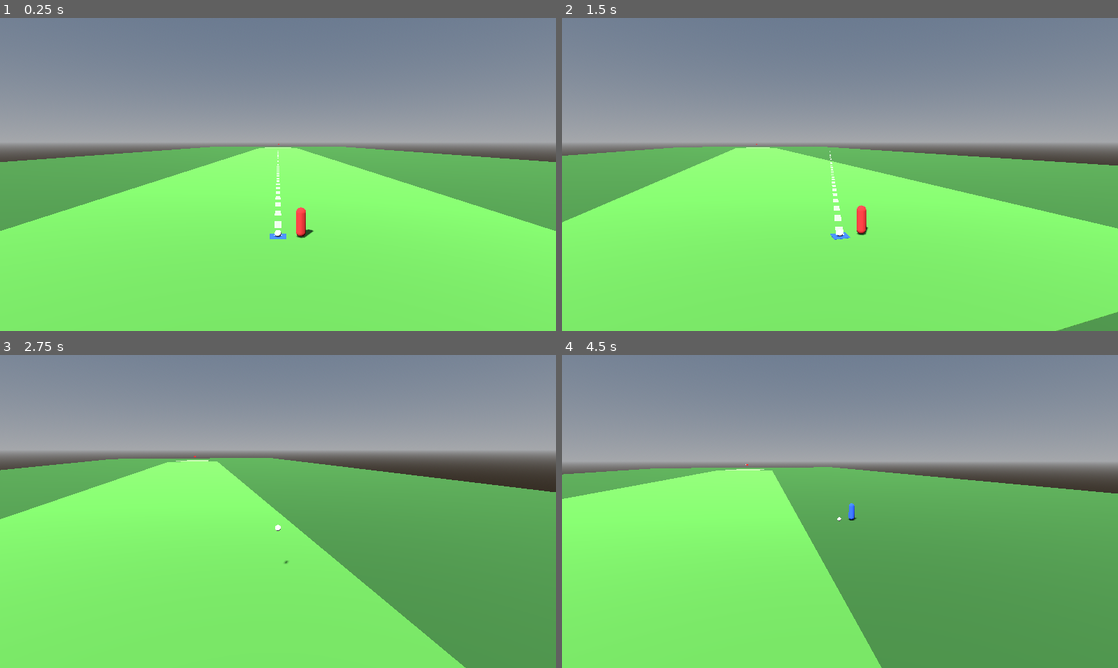
Above: before the commit, frames 1-4 (two rows, left to right).
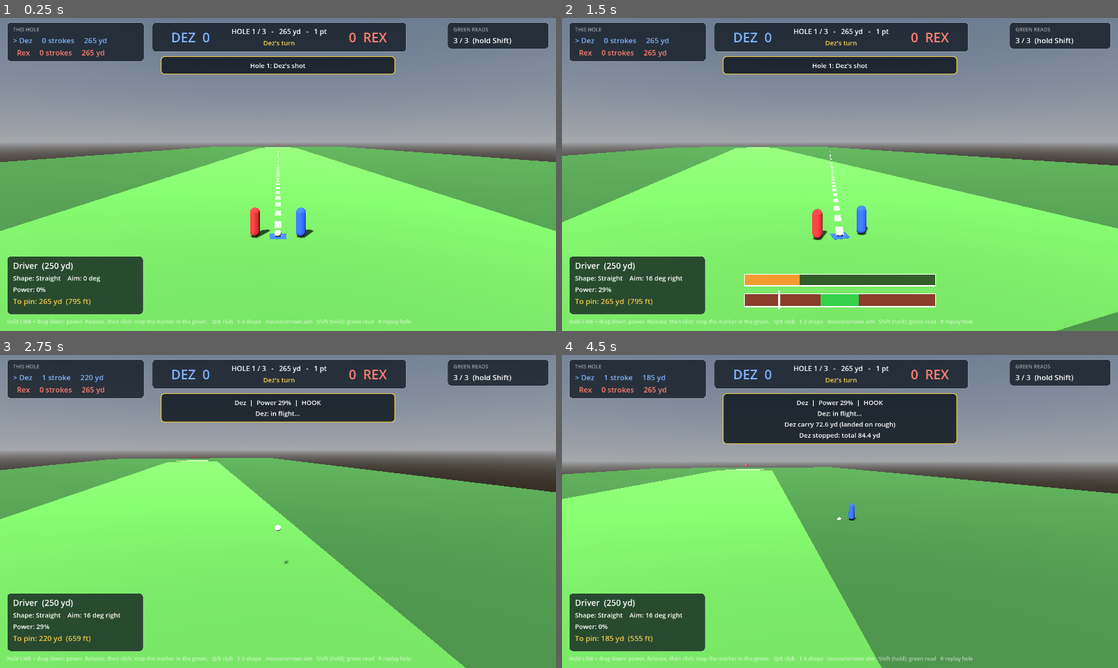
Above: after the commit, the same moments.

Repository: tredaman5/Back-Nine
Game: Godot game, scene res://scenes/test/test_course.tscn
The game is run twice, just before and just after one commit, with the same random seed, the same clock (stepped at 60 frames per second) and the same inputs.
Inputs (mouse positions are in pixels of both pictures, inside the frame that each line leads up to):
- Up to frame 1 (0.25 s): no input
- Up to frame 2 (1.5 s): tap Enter at 0.5 s; move the mouse to (962, 158) at 0.52 s; press the mouse at (962, 158) at 0.53 s; move the mouse to (728, 190) at 1.27 s; release the mouse at (728, 190) at 1.28 s; tap Left (aim_left) at 1.35 s
- Up to frame 3 (2.75 s): click (166, 527) at 1.55 s; move the mouse to (333, 442) at 2.02 s; press the mouse at (333, 442) at 2.03 s; tap Right (aim_right) at 2.1 s
- Up to frame 4 (4.5 s): move the mouse to (812, 574) at 2.77 s; release the mouse at (812, 574) at 2.78 s; tap C (caddie_call) at 2.85 s; click (812, 574) at 3.05 s; move the mouse to (1006, 558) at 3.52 s; hold E (club_next) 3.53-4.28 s; click (1006, 558) at 3.8 s; move the mouse to (673, 464) at 4.27 s; tap Q (club_prev) at 4.35 s

The runs differ from the first frame. In frame 1, 16% of the frame differs, in the area x 1-99%, y 1-98%; in frame 2, 19%; in frame 3, 17%; in frame 4, 20%.
Error before the commit: Parse Error: Too few arguments for "bind()" call. Expected at least 5 but received 4. (res://scripts/debug/match_debug.gd:42)

Commit message:
Redesign HUD as panels with scoreboard, strokes, reads and message box; golfers stand on opposite sides

Diff:
--- a/scenes/opponent/opponent.tscn
+++ b/scenes/opponent/opponent.tscn
@@ -13,6 +13,7 @@
 [node name="Opponent" type="Node3D" groups=["boss", "golfer"]]
 script = ExtResource("1_opp")
 display_name = "Rex"
+stand_side = -1.0
 
 [node name="Body" type="MeshInstance3D" parent="."]
 transform = Transform3D(1, 0, 0, 0, 1, 0, 0, 0, 1, 0, 0.9, 0)
--- a/scenes/ui/hud.tscn
+++ b/scenes/ui/hud.tscn
@@ -1,72 +1,237 @@
-[gd_scene load_steps=3 format=3]
+[gd_scene load_steps=5 format=3]
 
 [ext_resource type="Script" path="res://scripts/ui/hud_controller.gd" id="1_hud"]
 [ext_resource type="Script" path="res://scripts/ui/swing_meter.gd" id="2_meter"]
 
+[sub_resource type="StyleBoxFlat" id="Panel_style"]
+bg_color = Color(0.04, 0.07, 0.1, 0.74)
+border_width_left = 1
+border_width_top = 1
+border_width_right = 1
+border_width_bottom = 1
+border_color = Color(1, 1, 1, 0.14)
+corner_radius_top_left = 8
+corner_radius_top_right = 8
+corner_radius_bottom_right = 8
+corner_radius_bottom_left = 8
+content_margin_left = 14.0
+content_margin_top = 8.0
+content_margin_right = 14.0
+content_margin_bottom = 8.0
+
+[sub_resource type="StyleBoxFlat" id="Toast_style"]
+bg_color = Color(0.04, 0.07, 0.1, 0.82)
+border_width_left = 2
+border_width_top = 2
+border_width_right = 2
+border_width_bottom = 2
+border_color = Color(0.95, 0.8, 0.3, 0.9)
+corner_radius_top_left = 8
+corner_radius_top_right = 8
+corner_radius_bottom_right = 8
+corner_radius_bottom_left = 8
+content_margin_left = 16.0
+content_margin_top = 10.0
+content_margin_right = 16.0
+content_margin_bottom = 10.0
+
 [node name="HUD" type="CanvasLayer" groups=["ui"]]
 script = ExtResource("1_hud")
 
-[node name="Info" type="VBoxContainer" parent="."]
+[node name="ScoreBoard" type="PanelContainer" parent="."]
+anchor_left = 0.5
+anchor_right = 0.5
+offset_left = -290.0
+offset_top = 10.0
+offset_right = 290.0
+offset_bottom = 78.0
+mouse_filter = 2
+theme_override_styles/panel = SubResource("Panel_style")
+
+[node name="Row" type="HBoxContainer" parent="ScoreBoard"]
+layout_mode = 2
+mouse_filter = 2
+
+[node name="ScoreLeft" type="Label" parent="ScoreBoard/Row"]
+unique_name_in_owner = true
+custom_minimum_size = Vector2(150, 0)
+layout_mode = 2
+mouse_filter = 2
+theme_override_font_sizes/font_size = 30
+text = "DEZ 0"
+horizontal_alignment = 1
+vertical_alignment = 1
+
+[node name="Center" type="VBoxContainer" parent="ScoreBoard/Row"]
+custom_minimum_size = Vector2(250, 0)
+layout_mode = 2
+size_flags_horizontal = 3
+mouse_filter = 2
+alignment = 1
+
+[node name="HoleLabel" type="Label" parent="ScoreBoard/Row/Center"]
+unique_name_in_owner = true
+layout_mode = 2
+mouse_filter = 2
+theme_override_font_sizes/font_size = 16
+text = "HOLE 1 / 3"
+horizontal_alignment = 1
+
+[node name="TurnLabel" type="Label" parent="ScoreBoard/Row/Center"]
+unique_name_in_owner = true
+layout_mode = 2
+mouse_filter = 2
+theme_override_colors/font_color = Color(0.95, 0.8, 0.3, 1)
+theme_override_font_sizes/font_size = 15
+horizontal_alignment = 1
+
+[node name="ScoreRight" type="Label" parent="ScoreBoard/Row"]
+unique_name_in_owner = true
+custom_minimum_size = Vector2(150, 0)
+layout_mode = 2
+mouse_filter = 2
+theme_override_font_sizes/font_size = 30
+text = "REX 0"
+horizontal_alignment = 1
+vertical_alignment = 1
+
+[node name="ToastPanel" type="PanelContainer" parent="."]
+unique_name_in_owner = true
+visible = false
+anchor_left = 0.5
+anchor_right = 0.5
+offset_left = -270.0
+offset_top = 88.0
+offset_right = 270.0
+offset_bottom = 120.0
+mouse_filter = 2
+theme_override_styles/panel = SubResource("Toast_style")
+
+[node name="ResultLabel" type="Label" parent="ToastPanel"]
+unique_name_in_owner = true
+layout_mode = 2
+mouse_filter = 2
+theme_override_font_sizes/font_size = 15
+horizontal_alignment = 1
+autowrap_mode = 3
+
+[node name="HolePanel" type="PanelContainer" parent="."]
 offset_left = 16.0
-offset_top = 12.0
-offset_right = 520.0
-offset_bottom = 170.0
-mouse_filter = 2
-
-[node name="ScoreLabel" type="Label" parent="Info"]
-unique_name_in_owner = true
-layout_mode = 2
-mouse_filter = 2
-text = "Score"
-
-[node name="ReadsLabel" type="Label" parent="Info"]
-unique_name_in_owner = true
-layout_mode = 2
-mouse_filter = 2
-text = "Green reads"
-
-[node name="MatchLabel" type="Label" parent="Info"]
-unique_name_in_owner = true
-layout_mode = 2
-mouse_filter = 2
-text = "Match"
-
-[node name="ClubLabel" type="Label" parent="Info"]
-unique_name_in_owner = true
-layout_mode = 2
-mouse_filter = 2
+offset_top = 10.0
+offset_right = 332.0
+offset_bottom = 100.0
+mouse_filter = 2
+theme_override_styles/panel = SubResource("Panel_style")
+
+[node name="HoleBox" type="VBoxContainer" parent="HolePanel"]
+layout_mode = 2
+mouse_filter = 2
+
+[node name="HoleHeader" type="Label" parent="HolePanel/HoleBox"]
+layout_mode = 2
+mouse_filter = 2
+theme_override_colors/font_color = Color(1, 1, 1, 0.55)
+theme_override_font_sizes/font_size = 12
+text = "THIS HOLE"
+
+[node name="Row0" type="Label" parent="HolePanel/HoleBox"]
+unique_name_in_owner = true
+layout_mode = 2
+mouse_filter = 2
+theme_override_font_sizes/font_size = 17
+
+[node name="Row1" type="Label" parent="HolePanel/HoleBox"]
+unique_name_in_owner = true
+layout_mode = 2
+mouse_filter = 2
+theme_override_font_sizes/font_size = 17
+
+[node name="ReadsPanel" type="PanelContainer" parent="."]
+anchor_left = 1.0
+anchor_right = 1.0
+offset_left = -250.0
+offset_top = 10.0
+offset_right = -16.0
+offset_bottom = 70.0
+grow_horizontal = 0
+mouse_filter = 2
+theme_override_styles/panel = SubResource("Panel_style")
+
+[node name="ReadsBox" type="VBoxContainer" parent="ReadsPanel"]
+layout_mode = 2
+mouse_filter = 2
+
+[node name="ReadsHeader" type="Label" parent="ReadsPanel/ReadsBox"]
+layout_mode = 2
+mouse_filter = 2
+theme_override_colors/font_color = Color(1, 1, 1, 0.55)
+theme_override_font_sizes/font_size = 12
+text = "GREEN READS"
+
+[node name="ReadsLabel" type="Label" parent="ReadsPanel/ReadsBox"]
+unique_name_in_owner = true
+layout_mode = 2
+mouse_filter = 2
+theme_override_font_sizes/font_size = 17
+text = "3 / 3  (hold Shift)"
+
+[node name="ShotPanel" type="PanelContainer" parent="."]
+anchor_top = 1.0
+anchor_bottom = 1.0
+offset_left = 16.0
+offset_top = -172.0
+offset_right = 330.0
+offset_bottom = -38.0
+grow_vertical = 0
+mouse_filter = 2
+theme_override_styles/panel = SubResource("Panel_style")
+
+[node name="ShotBox" type="VBoxContainer" parent="ShotPanel"]
+layout_mode = 2
+mouse_filter = 2
+
+[node name="ClubLabel" type="Label" parent="ShotPanel/ShotBox"]
+unique_name_in_owner = true
+layout_mode = 2
+mouse_filter = 2
+theme_override_font_sizes/font_size = 19
 text = "Club"
 
-[node name="ShapeLabel" type="Label" parent="Info"]
-unique_name_in_owner = true
-layout_mode = 2
-mouse_filter = 2
+[node name="ShapeLabel" type="Label" parent="ShotPanel/ShotBox"]
+unique_name_in_owner = true
+layout_mode = 2
+mouse_filter = 2
+theme_override_font_sizes/font_size = 15
 text = "Shape"
 
-[node name="PowerLabel" type="Label" parent="Info"]
-unique_name_in_owner = true
-layout_mode = 2
-mouse_filter = 2
+[node name="PowerLabel" type="Label" parent="ShotPanel/ShotBox"]
+unique_name_in_owner = true
+layout_mode = 2
+mouse_filter = 2
+theme_override_font_sizes/font_size = 15
 text = "Power"
 
-[node name="DistanceLabel" type="Label" parent="Info"]
-unique_name_in_owner = true
-layout_mode = 2
-mouse_filter = 2
+[node name="DistanceLabel" type="Label" parent="ShotPanel/ShotBox"]
+unique_name_in_owner = true
+layout_mode = 2
+mouse_filter = 2
+theme_override_colors/font_color = Color(0.95, 0.8, 0.3, 1)
+theme_override_font_sizes/font_size = 17
 text = "To pin"
 
-[node name="ResultLabel" type="Label" parent="Info"]
-unique_name_in_owner = true
-layout_mode = 2
-mouse_filter = 2
-
 [node name="Hint" type="Label" parent="."]
+anchor_top = 1.0
+anchor_right = 1.0
+anchor_bottom = 1.0
 offset_left = 16.0
-offset_top = 680.0
-offset_right = 1260.0
-offset_bottom = 710.0
-mouse_filter = 2
-text = "Hold LMB + drag down: power. Release, then LMB: stop the marker in the green.   Q/E club   1-3 shape   mouse/arrows aim   Shift (hold): green read   R reset"
+offset_top = -30.0
+offset_right = -16.0
+offset_bottom = -6.0
+grow_vertical = 0
+mouse_filter = 2
+theme_override_colors/font_color = Color(1, 1, 1, 0.6)
+theme_override_font_sizes/font_size = 12
+text = "Hold LMB + drag down: power. Release, then click: stop the marker in the green.   Q/E club   1-3 shape   mouse/arrows aim   Shift (hold): green read   R replay hole"
 
 [node name="SwingMeter" type="Control" parent="."]
 mouse_filter = 2
--- a/scripts/golfer/golfer.gd
+++ b/scripts/golfer/golfer.gd
@@ -11,6 +11,8 @@
 const STAND_OFFSET: float = 1.4
 
 @export var display_name: String = "Golfer"
+## Which side of the ball the body stands on: 1 = right of the aim line, -1 = left.
+@export var stand_side: float = 1.0
 
 var ball: BallPhysics
 var hole: Hole
@@ -61,4 +63,4 @@
 	to_pin.y = 0.0
 	var forward: Vector3 = to_pin.normalized() if to_pin.length() > 0.1 else Vector3(0.0, 0.0, -1.0)
 	var right: Vector3 = forward.cross(Vector3.UP)
-	global_position = ball.global_position - Vector3(0.0, 0.2, 0.0) + right * STAND_OFFSET
+	global_position = ball.global_position - Vector3(0.0, 0.2, 0.0) + right * STAND_OFFSET * stand_side
--- a/scripts/ui/hud_controller.gd
+++ b/scripts/ui/hud_controller.gd
@@ -1,44 +1,47 @@
 class_name HUDController
 extends CanvasLayer
-## Minimal debug HUD: club, shot shape, aim, power, and distance to the pin, plus the swing meter.
-## Pressure/Focus meters, score, wind and taunts are added in later steps via signals.
+## Match HUD. Top centre: match score, hole and whose turn it is. Top left: strokes and distance
+## for each golfer this hole. Top right: green reads. Bottom left: club, shape, power and distance.
+## A message box under the scoreboard shows shot results, penalties and the hole/match winner.
+## Pressure/Focus meters, wind and taunts are added in later steps via signals.
 
 const FEET_PER_YARD: float = 3.0
+## Name colours, in the same order as the golfers list (Dez first).
+const GOLFER_COLORS: Array[Color] = [Color(0.5, 0.7, 1.0), Color(1.0, 0.5, 0.45)]
 
+@onready var _score_left: Label = %ScoreLeft
+@onready var _score_right: Label = %ScoreRight
+@onready var _hole_label: Label = %HoleLabel
+@onready var _turn_label: Label = %TurnLabel
+@onready var _toast: PanelContainer = %ToastPanel
+@onready var _result_label: Label = %ResultLabel
+@onready var _row0: Label = %Row0
+@onready var _row1: Label = %Row1
 @onready var _reads_label: Label = %ReadsLabel
-@onready var _score_label: Label = %ScoreLabel
-@onready var _match_label: Label = %MatchLabel
 @onready var _club_label: Label = %ClubLabel
 @onready var _shape_label: Label = %ShapeLabel
 @onready var _power_label: Label = %PowerLabel
 @onready var _distance_label: Label = %DistanceLabel
-@onready var _result_label: Label = %ResultLabel
 @onready var _swing_meter: SwingMeter = $SwingMeter
 
 var _input: PlayerInput
 var _aim: ShotAim
 var _swing: SwingController
 var _ball: BallPhysics
-var _pin: Node3D
 var _manager: MatchManager
-var _hole: Hole
-var _turn_name: String = ""
 
 
-func bind(input: PlayerInput, aim: ShotAim, swing: SwingController, ball: BallPhysics, pin: Node3D) -> void:
+func bind(input: PlayerInput, aim: ShotAim, swing: SwingController, ball: BallPhysics) -> void:
 	_input = input
 	_aim = aim
 	_swing = swing
 	_ball = ball
-	_pin = pin
 	_swing_meter.bind(swing)
 
 
-## Show whose turn it is and how far each golfer's ball is from the pin.
-func bind_match(manager: MatchManager, hole: Hole) -> void:
+## Show the match score, the hole and each golfer's strokes and distance.
+func bind_match(manager: MatchManager) -> void:
 	_manager = manager
-	_hole = hole
-	manager.turn_started.connect(_on_turn_started)
 
 
 ## Show how many green reads are left this hole.
@@ -48,37 +51,58 @@
 
 
 func _on_reads_changed(reads_left: int) -> void:
-	_reads_label.text = "Green reads: %d / %d  (hold Shift)" % [reads_left, GreenReader.MAX_READS]
+	_reads_label.text = "%d / %d  (hold Shift)" % [reads_left, GreenReader.MAX_READS]
 
 
-func _on_turn_started(golfer: Golfer) -> void:
-	_turn_name = golfer.display_name
-
-
-## Free text under the main readout (shot results, penalties). Debug use for now.
+## Message under the scoreboard (shot results, penalties, hole and match winners). Empty hides it.
 func set_result(text: String) -> void:
 	_result_label.text = text
+	_toast.visible = text != ""
 
 
 func _process(_delta: float) -> void:
 	if _input == null:
 		return
-	if _manager != null:
-		var parts: PackedStringArray = []
-		var score: PackedStringArray = []
-		for golfer: Golfer in _manager.golfers:
-			var status: String = "holed" if _manager.scorer.is_holed(golfer) else ("conceded" if _manager.scorer.is_conceded(golfer) else "%.0f yd" % _hole.distance_to_pin(golfer.ball.global_position))
-			parts.append("%s %s, %d strokes" % [golfer.display_name, status, _manager.scorer.strokes_of(golfer)])
-			score.append("%s %d" % [golfer.display_name, _manager.scorer.points.get(golfer, 0)])
-		_match_label.text = "Turn: %s   |   %s" % [_turn_name, "   ".join(parts)]
-		_score_label.text = "Hole %d (%d pt)   Match: %s" % [_hole.hole_number, _hole.points, "   ".join(score)]
+	if _manager != null and _manager.hole != null:
+		_update_match(_manager.hole)
+
 	var club: Club = _input.current_club()
-	_club_label.text = "Club: %s (%.0f yd)" % [club.display_name, club.range_yards()]
-	_shape_label.text = "Shape: %s   Aim: %.0f deg %s" % [
+	_club_label.text = "%s  (%.0f yd)" % [club.display_name, club.range_yards()]
+	_shape_label.text = "Shape: %s    Aim: %.0f deg %s" % [
 		String(_input.current_shape()).capitalize().replace("_", " "),
 		absf(_aim.yaw_deg),
 		"left" if _aim.yaw_deg > 0.5 else ("right" if _aim.yaw_deg < -0.5 else "")]
 	_power_label.text = "Power: %.0f%%" % (_swing.power * 100.0)
-	var d: Vector2 = Vector2(_ball.global_position.x - _pin.global_position.x, _ball.global_position.z - _pin.global_position.z)
-	var yards: float = d.length()
-	_distance_label.text = "To pin: %.0f yd (%.0f ft)" % [yards, yards * FEET_PER_YARD]
+	if _manager != null and _manager.hole != null:
+		var yards: float = _manager.hole.distance_to_pin(_ball.global_position)
+		_distance_label.text = "To pin: %.0f yd  (%.0f ft)" % [yards, yards * FEET_PER_YARD]
+
+
+func _update_match(hole: Hole) -> void:
+	var golfers: Array[Golfer] = _manager.golfers
+	var scorer: MatchScorer = _manager.scorer
+
+	# Scoreboard: match points on either side, the hole in the middle.
+	_score_left.text = "%s  %d" % [golfers[0].display_name.to_upper(), scorer.points.get(golfers[0], 0)]
+	_score_right.text = "%d  %s" % [scorer.points.get(golfers[1], 0), golfers[1].display_name.to_upper()]
+	_score_left.add_theme_color_override("font_color", GOLFER_COLORS[0])
+	_score_right.add_theme_color_override("font_color", GOLFER_COLORS[1])
+	_hole_label.text = "HOLE %d / %d   -   %.0f yd   -   %d pt%s" % [
+		hole.hole_number, _manager.hole_scenes.size(),
+		hole.distance_to_pin(hole.tee_position()), hole.points, "" if hole.points == 1 else "s"]
+	_turn_label.text = "%s's turn" % _manager.active.display_name if _manager.active != null else ""
+
+	# This hole: strokes and distance, with a marker on the golfer whose turn it is.
+	var rows: Array[Label] = [_row0, _row1]
+	for i: int in mini(golfers.size(), rows.size()):
+		var golfer: Golfer = golfers[i]
+		var status: String
+		if scorer.is_holed(golfer):
+			status = "holed"
+		elif scorer.is_conceded(golfer):
+			status = "conceded"
+		else:
+			status = "%.0f yd" % hole.distance_to_pin(golfer.ball.global_position)
+		var marker: String = ">" if golfer == _manager.active else " "
+		rows[i].text = "%s %s     %d stroke%s     %s" % [marker, golfer.display_name, scorer.strokes_of(golfer), "" if scorer.strokes_of(golfer) == 1 else "s", status]
+		rows[i].add_theme_color_override("font_color", GOLFER_COLORS[i % GOLFER_COLORS.size()])
